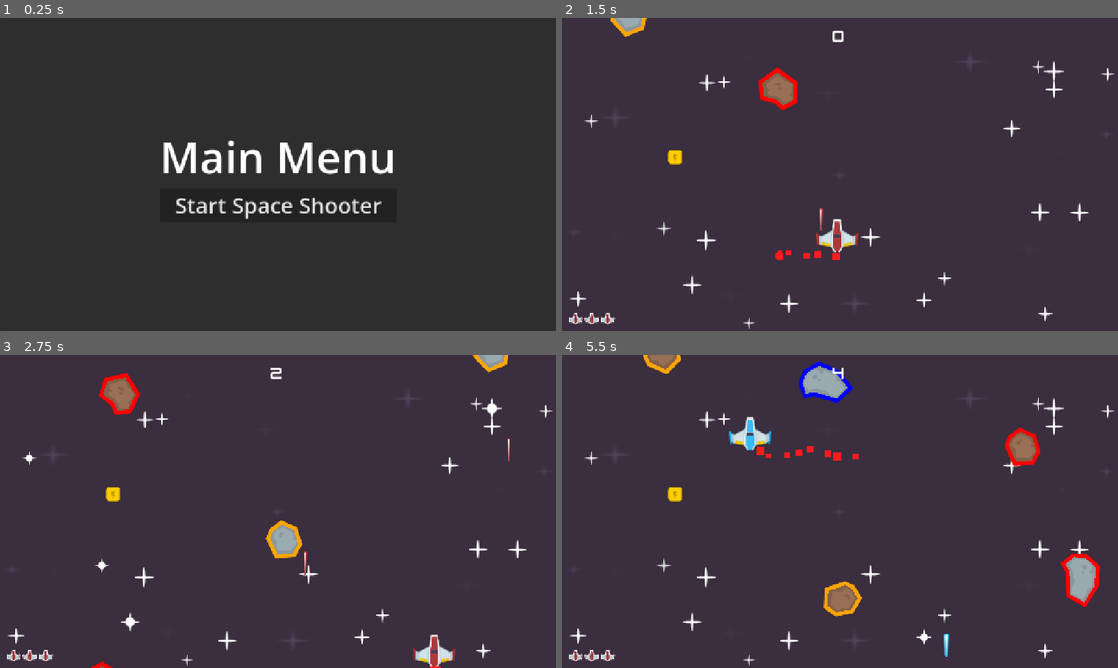
Above: before the commit, frames 1-4 (two rows, left to right).
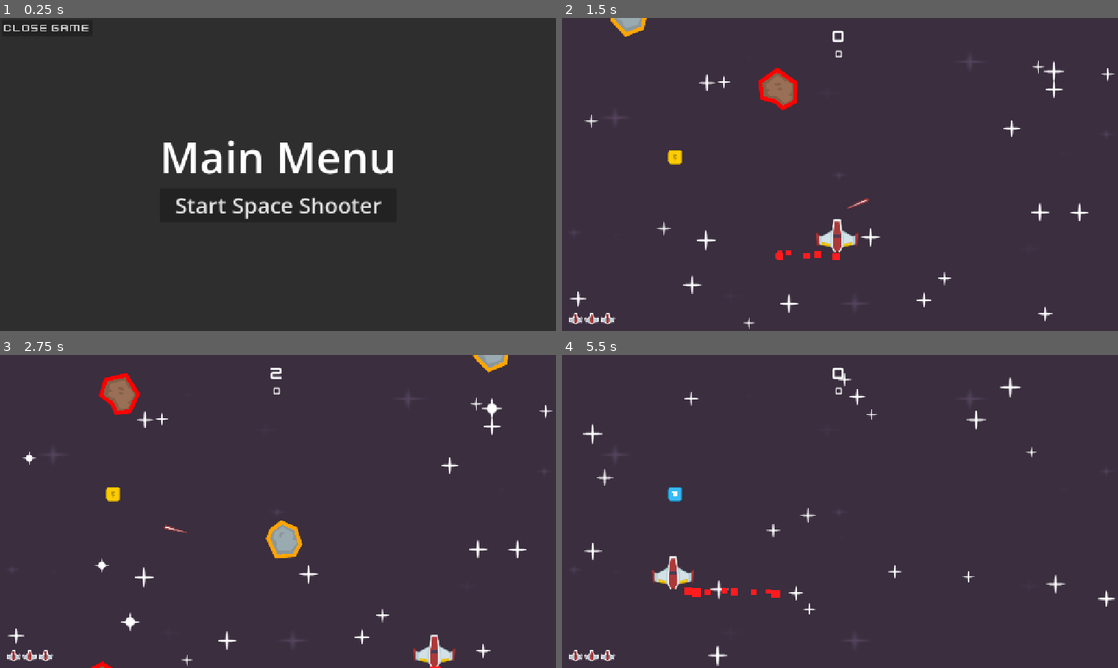
Above: after the commit, the same moments.

Repository: Francium215/Space-Shooter
Game: Godot game, scene res://Scenes/UI_Menus/start_screen.tscn
Same seed, same stepped clock (60 frames per second), same inputs: the game is played once before the commit and once after it. Before the commit the project starts from res://Scenes/start_screen.tscn.
Inputs (mouse positions are in pixels of both pictures, inside the frame that each line leads up to):
- Up to frame 1 (0.25 s): no input
- Up to frame 2 (1.5 s): click "Start Space Shooter" at 0.5 s; move the mouse to (962, 158) at 1.27 s; press the mouse at (962, 158) at 1.28 s; hold D (right) from 1.28 s (still down); tap Space (powerup) at 1.35 s
- Up to frame 3 (2.75 s): move the mouse to (166, 527) at 2.02 s; release D (right) at 2.03 s; release the mouse at (166, 527) at 2.03 s; hold S (down) from 2.03 s (still down); click (166, 527) at 2.1 s; tap Space (powerup) at 2.3 s
- Up to frame 4 (5.5 s): move the mouse to (895, 442) at 2.77 s; release S (down) at 2.78 s; press the mouse at (895, 442) at 2.78 s; hold D (right) 2.78-3.53 s; tap Left (change_color) at 2.85 s; move the mouse to (812, 574) at 3.52 s; release the mouse at (812, 574) at 3.53 s; hold W (up) 3.53-4.28 s; tap Space (powerup) at 3.6, 5.1 s; move the mouse to (1006, 558) at 4.27 s; press the mouse at (1006, 558) at 4.28 s; hold A (left) from 4.28 s (still down); move the mouse to (673, 464) at 5.02 s; release the mouse at (673, 464) at 5.03 s

The runs differ from the first frame. In frame 1, 0.1% of the frame differs, in the area x 0-16%, y 2-5%; in frame 2, 0.1%; in frame 3, 0.1%; in frame 4, 6.2%, in the area x 1-100%, y 0-100%.

Commit message:
made lasers rotate, cleaned up meteor death, added damage to player, made a basic start for an objective system, made close game buttons, cleaned up code and files

Diff:
--- a/Scenes/game_over.tscn
+++ b/Scenes/UI_Menus/game_over.tscn
@@ -72,3 +72,18 @@
 stream = ExtResource("3_ek8ke")
 volume_db = -12.772
 autoplay = true
+
+[node name="MarginContainer2" type="MarginContainer" parent="." unique_id=1388501867]
+layout_mode = 0
+offset_right = 40.0
+offset_bottom = 40.0
+theme_override_constants/margin_left = 5
+theme_override_constants/margin_top = 5
+
+[node name="CloseGame" type="Button" parent="MarginContainer2" unique_id=574044915]
+layout_mode = 2
+theme_override_fonts/font = ExtResource("1_ojehl")
+theme_override_font_sizes/font_size = 25
+text = "Close Game"
+
+[connection signal="pressed" from="MarginContainer2/CloseGame" to="." method="_on_close_game_pressed"]
--- a/Scenes/start_screen.tscn
+++ b/Scenes/UI_Menus/start_screen.tscn
@@ -1,6 +1,7 @@
 [gd_scene format=3 uid="uid://vr81d2is4mto"]
 
-[ext_resource type="Script" uid="uid://dgylcmqyjlrqx" path="res://Scripts/start_screen.gd" id="1_i8r30"]
+[ext_resource type="Script" uid="uid://dgylcmqyjlrqx" path="res://Scripts/start_screen.gd" id="1_g8a7y"]
+[ext_resource type="FontFile" uid="uid://b5clxslkw3m7e" path="res://graphics/font/kenvector_future.ttf" id="2_os2u8"]
 
 [node name="Start_screen" type="Control" unique_id=232372001]
 layout_mode = 3
@@ -43,4 +44,18 @@
 theme_override_font_sizes/font_size = 50
 text = "Start Space Shooter"
 
+[node name="MarginContainer2" type="MarginContainer" parent="." unique_id=655966673]
+layout_mode = 0
+offset_right = 40.0
+offset_bottom = 40.0
+theme_override_constants/margin_left = 5
+theme_override_constants/margin_top = 5
+
+[node name="CloseGame" type="Button" parent="MarginContainer2" unique_id=1351511280]
+layout_mode = 2
+theme_override_fonts/font = ExtResource("2_os2u8")
+theme_override_font_sizes/font_size = 25
+text = "Close Game"
+
 [connection signal="pressed" from="Panel/CenterContainer/VBoxContainer/Button" to="." method="_on_button_pressed"]
+[connection signal="pressed" from="MarginContainer2/CloseGame" to="." method="_on_close_game_pressed"]
--- a/Scenes/ui.tscn
+++ b/Scenes/UI_Menus/ui.tscn
@@ -16,13 +16,22 @@
 grow_horizontal = 2
 theme_override_constants/margin_top = 20
 
-[node name="Label" type="Label" parent="Score" unique_id=448122879]
+[node name="VBoxContainer" type="VBoxContainer" parent="Score" unique_id=423770134]
+layout_mode = 2
+
+[node name="Label" type="Label" parent="Score/VBoxContainer" unique_id=448122879]
 layout_mode = 2
 size_flags_vertical = 0
 theme_override_colors/font_color = Color(1, 1, 1, 1)
 theme_override_fonts/font = ExtResource("1_qdvrb")
 theme_override_font_sizes/font_size = 40
 text = "0"
+horizontal_alignment = 1
+
+[node name="Meteors_Killed" type="Label" parent="Score/VBoxContainer" unique_id=496532084]
+layout_mode = 2
+theme_override_fonts/font = ExtResource("1_qdvrb")
+theme_override_font_sizes/font_size = 25
 horizontal_alignment = 1
 
 [node name="Health Icons" type="MarginContainer" parent="." unique_id=887646039]
--- /dev/null
+++ b/Scenes/UI_Menus/win_screen.tscn
@@ -0,0 +1,89 @@
+[gd_scene format=3 uid="uid://cqi2ywfnmbshh"]
+
+[ext_resource type="Script" uid="uid://c2s7mi8g7bwd3" path="res://Scripts/game_over.gd" id="1_awi1s"]
+[ext_resource type="FontFile" uid="uid://b5clxslkw3m7e" path="res://graphics/font/kenvector_future.ttf" id="2_bwc64"]
+[ext_resource type="AudioStream" uid="uid://bmvujkb48cffa" path="res://audio/Moonlight Beach - Kevin MacLeod (192k).mp3" id="3_85imr"]
+
+[node name="GameOver" type="Control" unique_id=285840536]
+layout_mode = 3
+anchors_preset = 15
+anchor_right = 1.0
+anchor_bottom = 1.0
+grow_horizontal = 2
+grow_vertical = 2
+script = ExtResource("1_awi1s")
+
+[node name="Background" type="ColorRect" parent="." unique_id=1746831357]
+layout_mode = 1
+anchors_preset = 15
+anchor_right = 1.0
+anchor_bottom = 1.0
+grow_horizontal = 2
+grow_vertical = 2
+color = Color(0.19215687, 0.59607846, 1, 1)
+metadata/_edit_lock_ = true
+
+[node name="CenterText" type="CenterContainer" parent="." unique_id=1842531102]
+layout_mode = 1
+anchors_preset = 15
+anchor_right = 1.0
+anchor_bottom = 1.0
+grow_horizontal = 2
+grow_vertical = 2
+
+[node name="VBoxContainer" type="VBoxContainer" parent="CenterText" unique_id=1887487161]
+layout_mode = 2
+
+[node name="Game Over" type="Label" parent="CenterText/VBoxContainer" unique_id=282662181]
+layout_mode = 2
+theme_override_fonts/font = ExtResource("2_bwc64")
+theme_override_font_sizes/font_size = 60
+text = "You Win!"
+horizontal_alignment = 1
+
+[node name="Score" type="Label" parent="CenterText/VBoxContainer" unique_id=521574822]
+layout_mode = 2
+theme_override_fonts/font = ExtResource("2_bwc64")
+theme_override_font_sizes/font_size = 35
+text = "Score: "
+horizontal_alignment = 1
+
+[node name="MarginContainer" type="MarginContainer" parent="." unique_id=1682560409]
+layout_mode = 1
+anchors_preset = 7
+anchor_left = 0.5
+anchor_top = 1.0
+anchor_right = 0.5
+anchor_bottom = 1.0
+offset_left = -94.0
+offset_top = -40.0
+offset_right = 94.0
+grow_horizontal = 2
+grow_vertical = 0
+theme_override_constants/margin_bottom = 20
+
+[node name="Label" type="Label" parent="MarginContainer" unique_id=1861082567]
+layout_mode = 2
+theme_override_fonts/font = ExtResource("2_bwc64")
+theme_override_font_sizes/font_size = 25
+text = "Press Space to Play Again"
+
+[node name="Music" type="AudioStreamPlayer" parent="." unique_id=2035716360]
+stream = ExtResource("3_85imr")
+volume_db = -12.772
+autoplay = true
+
+[node name="MarginContainer2" type="MarginContainer" parent="." unique_id=1366384527]
+layout_mode = 0
+offset_right = 40.0
+offset_bottom = 40.0
+theme_override_constants/margin_left = 5
+theme_override_constants/margin_top = 5
+
+[node name="CloseGame" type="Button" parent="MarginContainer2" unique_id=1496642120]
+layout_mode = 2
+theme_override_fonts/font = ExtResource("2_bwc64")
+theme_override_font_sizes/font_size = 25
+text = "Close Game"
+
+[connection signal="pressed" from="MarginContainer2/CloseGame" to="." method="_on_close_game_pressed"]
--- a/Scenes/level.tscn
+++ b/Scenes/level.tscn
@@ -5,7 +5,7 @@
 [ext_resource type="PackedScene" uid="uid://d8mmr73deh2g" path="res://Scenes/player.tscn" id="2_81xng"]
 [ext_resource type="Texture2D" uid="uid://bw422m5aq844o" path="res://graphics/star/star1.png" id="4_81xng"]
 [ext_resource type="Texture2D" uid="uid://bn7x2mt5r7r0e" path="res://graphics/star/star2.png" id="4_wqkje"]
-[ext_resource type="PackedScene" uid="uid://bvngq5tlj2l7s" path="res://Scenes/ui.tscn" id="6_0f350"]
+[ext_resource type="PackedScene" uid="uid://bvngq5tlj2l7s" path="res://Scenes/UI_Menus/ui.tscn" id="6_0f350"]
 [ext_resource type="AudioStream" uid="uid://dp8jjhoq6gmp0" path="res://audio/Sauropod Spotting - Kevin MacLeod (192k).mp3" id="7_8c0lf"]
 [ext_resource type="Script" uid="uid://c8kfaxvejtbrb" path="res://Scripts/powerup_spawner.gd" id="8_bvt00"]
 
--- a/Scenes/player.tscn
+++ b/Scenes/player.tscn
@@ -42,4 +42,6 @@
 [node name="DamageSound" type="AudioStreamPlayer" parent="." unique_id=1547174131]
 stream = ExtResource("4_vgqql")
 
+[node name="Damage" type="Sprite2D" parent="." unique_id=1310266318]
+
 [connection signal="timeout" from="LaserTimer" to="." method="_on_laser_timer_timeout"]
--- a/Scripts/game_over.gd
+++ b/Scripts/game_over.gd
@@ -6,5 +6,8 @@
 	$CenterText/VBoxContainer/Score.text = $CenterText/VBoxContainer/Score.text + str(Global.score)
 
 func _input(event):
-	if event.is_action_pressed('shoot'):
+	if event.is_action_pressed('retry'):
 		get_tree().change_scene_to_packed(level_scene)
+
+func _on_close_game_pressed() -> void:
+	get_tree().quit()
--- a/Scripts/laser.gd
+++ b/Scripts/laser.gd
@@ -1,7 +1,7 @@
 class_name Laser
 extends Area2D
 
-@export var speed = 500
+@export var speed = 1000
 var direction
 
 enum Colors {
@@ -22,3 +22,5 @@
 
 func move_to(pos):
 	direction = (pos - global_position).normalized()
+	look_at(pos + direction)
+	rotate(PI /2)
--- a/Scripts/level.gd
+++ b/Scripts/level.gd
@@ -6,13 +6,21 @@
 var green_laser: PackedScene = load("res://Scenes/green_laser.tscn")
 var orange_laser: PackedScene = load("res://Scenes/orange_laser.tscn")
 
-
-
+@export var broken_meteors_objective: int = 5
 var health: int = 3
 
+func _process(_delta: float) -> void:
+	get_tree().call_group('ui', "update_meteors_broken")
+	if Global.broken_meteors >= broken_meteors_objective:
+		objective_reached()
+
+func objective_reached():
+	get_tree().call_deferred("change_scene_to_file", "res://Scenes/UI_Menus/win_screen.tscn")
+
 func _ready():
-	#health ui
+	Global.broken_meteors = 0
 	get_tree().call_group('ui', 'set_health', health)
+
 	# stars
 	var size := get_viewport().get_visible_rect().size
 	var rng := RandomNumberGenerator.new()
@@ -40,7 +48,7 @@
 	get_tree().call_group('ui', 'set_health', health)
 	if health <= 0:
 		# it just doesnt like the "change_scene_to_file" action without call deferred idk what that really means though
-		get_tree().call_deferred("change_scene_to_file", "res://Scenes/game_over.tscn")
+		get_tree().call_deferred("change_scene_to_file", "res://Scenes/UI_Menus/game_over.tscn")
 	$Player.play_collision_sound()
 
 
--- a/Scripts/meteor.gd
+++ b/Scripts/meteor.gd
@@ -4,9 +4,7 @@
 var rotation_speed: int
 var direction_x: float
 signal collision
-
-
-var colors : Array[Color] = [Color.RED, Color.BLUE, Color.DARK_GREEN, Color.ORANGE]
+var colors: Array[Color] = [Color.RED, Color.BLUE, Color.DARK_GREEN, Color.ORANGE]
 
 func _ready():
 	var meteor_color = randi_range(0,3)
@@ -37,7 +35,6 @@
 		collision.emit()
 	queue_free()
 
-
 func _on_area_entered(area: Area2D) -> void:
 	if !area.is_in_group("laser"):
 		return
@@ -51,11 +48,9 @@
 	elif area.color == Laser.Colors.Green and $Sprite2D.material.get_shader_parameter("outline_color") == Color.DARK_GREEN:
 		_kill(area)
 
-
 func _kill(area):
+	Global.broken_meteors += 1
 	area.queue_free()
 	$ExplosionSound.play()
-	$Sprite2D.hide()
-	Global.can_collide = false
-	await get_tree().create_timer(0.5).timeout
+	$ExplosionSound.reparent(get_tree().current_scene)
 	queue_free()
--- a/Scripts/player.gd
+++ b/Scripts/player.gd
@@ -1,16 +1,16 @@
 extends CharacterBody2D
 
-@export var speed := 40000
+@export var speed: int = 40000
 var can_shoot: bool = true
 var blue: String = "res://graphics/ship/playerShip1_blue.png"
 var red: String = "res://graphics/ship/playerShip1_red.png"
 var green: String = "res://graphics/ship/playerShip1_green.png"
 var orange: String = "res://graphics/ship/playerShip1_orange.png"
 
+var how_much_damage: int = 1
 var color: String = "red"
 signal laser(pos, color)
-#how long powerups stay up
-var powerup_time: int = 5
+var powerup_uptime: int = 5
 
 # Called when the node enters the scene tree for the first time.
 func _ready() -> void:
@@ -48,6 +48,11 @@
 		get_tree().call_group('ui', 'set_powerup', "null")
 
 func play_collision_sound():
+	how_much_damage += 1
+	var damage_texture: String = "res://graphics/playerShip1_damage" + str(how_much_damage) + ".png"
+	if how_much_damage >= 4:
+		return
+	$Damage.texture = load(damage_texture)
 	$DamageSound.play()
 
 func _on_laser_timer_timeout() -> void:
@@ -56,9 +61,9 @@
 func powerup(type):
 	if type == "shoot_speed":
 		$LaserTimer.wait_time = .25
-		await get_tree().create_timer(powerup_time).timeout
+		await get_tree().create_timer(powerup_uptime).timeout
 		$LaserTimer.wait_time = .5
 	if type == "shield":
 		Global.can_collide = false
-		await get_tree().create_timer(powerup_time).timeout
+		await get_tree().create_timer(powerup_uptime).timeout
 		Global.can_collide = true
--- a/Scripts/powerup_spawner.gd
+++ b/Scripts/powerup_spawner.gd
@@ -4,16 +4,14 @@
 @export var object_to_spawn: PackedScene
 @export var spawn_time: float = 1.14
 
-var shield_powerup: PackedScene = load("res://Scenes/shield_powerup.tscn")
-var shoot_speed_powerup: PackedScene = load("res://Scenes/shoot_speed_powerup.tscn")
+var shield_powerup: PackedScene = load("res://Scenes/Powerups/shield_powerup.tscn")
+var shoot_speed_powerup: PackedScene = load("res://Scenes/Powerups/shoot_speed_powerup.tscn")
 
 var spawned_object: Node2D = null
 var current_time: float = 0
-
-var amount_of_powerups = 2
+var amount_of_powerups: int = 2
 
 func _ready() -> void:
-
 	_spawn_object()
 
 func _process(delta: float) -> void:
@@ -24,9 +22,7 @@
 		_spawn_object()
 		current_time = 0
 
-
 func _spawn_object():
-
 	var wanted_powerup = randi_range(1,amount_of_powerups)
 	if wanted_powerup == 1:
 		object_to_spawn = shield_powerup
--- a/Scripts/powerups.gd
+++ b/Scripts/powerups.gd
@@ -4,7 +4,6 @@
 	Shoot_Speed = 1
 }
 @export var power: Power_Type
-
 
 func _on_area_2d_body_entered(_body: Node2D) -> void:
 	Global.can_powerup = true
--- a/Scripts/start_screen.gd
+++ b/Scripts/start_screen.gd
@@ -1,6 +1,7 @@
 extends Control
-
-
 
 func _on_button_pressed() -> void:
 	get_tree().change_scene_to_file("res://Scenes/level.tscn")
+
+func _on_close_game_pressed() -> void:
+	get_tree().quit()
--- a/Scripts/ui.gd
+++ b/Scripts/ui.gd
@@ -4,14 +4,11 @@
 static var shield_image = load("res://graphics/powerupBlue_shield.png")
 static var shoot_speed_image = load("res://graphics/powerupYellow_bolt.png")
 
-
 var time_elapsed := 0
 
 func set_health(health):
-	# remove all children
 	for child in $"Health Icons/HBoxContainer".get_children():
 		child.queue_free()
-
 	# create new children set by health
 	for i in health:
 		create_ui_elements(health_image, $"Health Icons/HBoxContainer")
@@ -34,5 +31,8 @@
 
 func _on_score_timer_timeout() -> void:
 	time_elapsed += 1
-	$Score/Label.text = str(time_elapsed)
+	$Score/VBoxContainer/Label.text = str(time_elapsed)
 	Global.score = time_elapsed
+
+func update_meteors_broken():
+	$Score/VBoxContainer/Meteors_Killed.text = str(Global.broken_meteors)
--- a/global/global.gd
+++ b/global/global.gd
@@ -3,6 +3,7 @@
 var score := 0
 var can_collide := true
 var can_powerup: bool = false
+var broken_meteors: int = 0
 
 #can be shield or shoot_speed
-var what_powerup:String
+var what_powerup: String
--- a/project.godot
+++ b/project.godot
@@ -70,6 +70,11 @@
 "events": [Object(InputEventKey,"resource_local_to_scene":false,"resource_name":"","device":-1,"window_id":0,"alt_press …(191 unchanged characters)…
 ]
 }
+retry={
+"deadzone": 0.2,
+"events": [Object(InputEventKey,"resource_local_to_scene":false,"resource_name":"","device":-1,"window_id":0,"alt_pressed":false,"shift_pressed":false,"ctrl_pressed":false,"meta_pressed":false,"pressed":false,"keycode":0,"physical_keycode":32,"key_label":0,"unicode":32,"location":0,"echo":false,"script":null)
+]
+}
 
 [layer_names]
 
Renamed: Scenes/shield_powerup.tscn -> Scenes/Powerups/shield_powerup.tscn
Renamed: Scenes/shoot_speed_powerup.tscn -> Scenes/Powerups/shoot_speed_powerup.tscn
Not shown: 1 places in Scenes/UI_Menus/start_screen.tscn that only renumber resources
